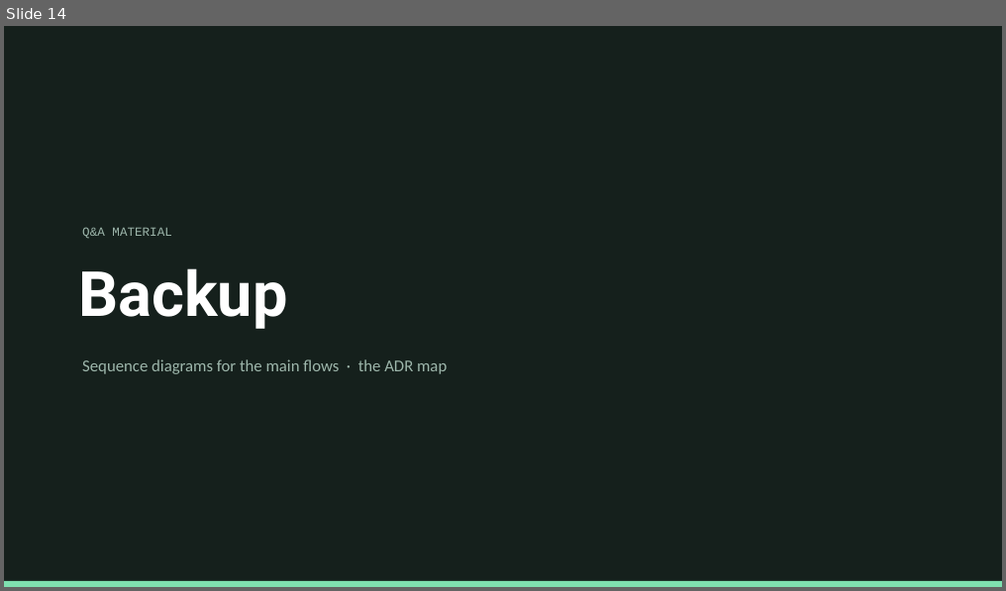
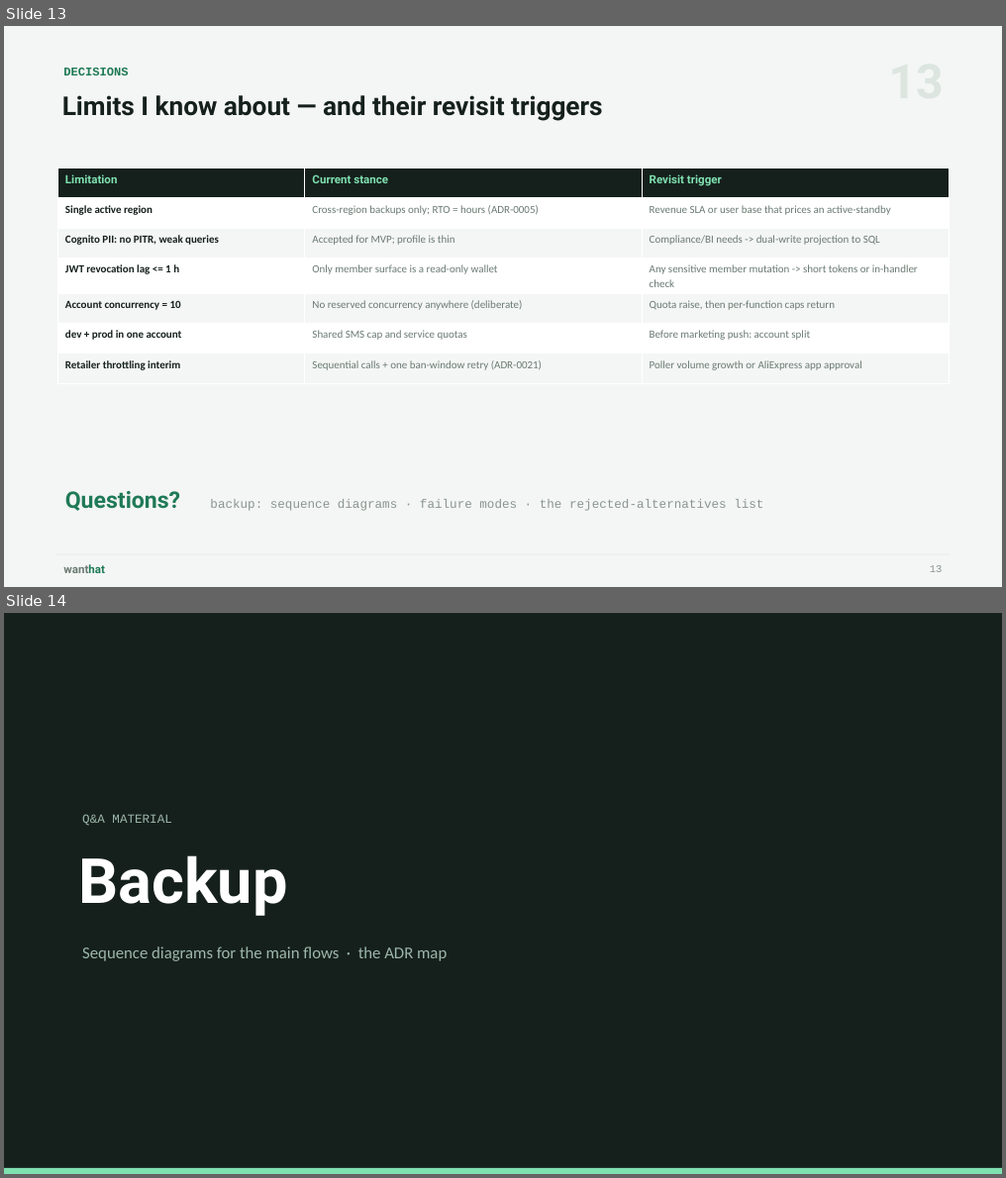
Before and after one commit to wanthat-app/monorepo, a slide deck: slides/wanthat-presentation.pptx. Shown one above the other, each under a label of ours: slide 14 before the commit, slides 13 and 14 after it. The pictures are 1006x591 and 1006x1178 pixels, drawn with LibreOffice and Linux fonts; fonts in the diff are those of the drawing. Boxes give left, top, right and bottom in pixels: in the first picture for what was removed or moved away, otherwise in the second. Text is boxed around its words. In the diff, an @@ line names an element or a change of style, - is before the commit and + after.

```diff
--- a/slides/wanthat-presentation.pptx
+++ b/slides/wanthat-presentation.pptx
@@ slide 13 added at (4, 26, 1002, 587), background #F4F6F5 @@
@@ text added at (63, 68, 128, 76), 11.5 pt, text #1F7A57, bold @@
+DECISIONS
@@ text added at (62, 95, 603, 121), 25 pt, text #15201C, bold @@
+Limits I know about — and their revisit triggers
@@ table added at (57, 169, 948, 377), 7 rows, 3 columns @@
+Limitation | Current stance | Revisit trigger
+Single active region | Cross-region backups only; RTO = hours (ADR-0005) | Revenue SLA or user base that prices an active-standby
+Cognito PII: no PITR, weak queries | Accepted for MVP; profile is thin | Compliance/BI needs -> dual-write projection to SQL
+JWT revocation lag <= 1 h | Only member surface is a read-only wallet | Any sensitive member mutation -> short tokens or in-handler check
+Account concurrency = 10 | No reserved concurrency anywhere (deliberate) | Quota raise, then per-function caps return
+dev + prod in one account | Shared SMS cap and service quotas | Before marketing push: account split
+Retailer throttling interim | Sequential calls + one ban-window retry (ADR-0021) | Poller volume growth or AliExpress app approval
@@ text added at (65, 491, 763, 511), 12 pt, text #8A968F @@
+Questions? backup: sequence diagrams · failure modes · the rejected-alternatives list
@@ rectangle added at (56, 555, 949, 556), fill #E6EBE8 @@
@@ text added at (63, 565, 105, 573), 11 pt, text #6B7B73, bold @@
+wanthat
@@ text added at (930, 566, 943, 572), 10 pt, text #8A968F @@
+13
```
Also in this commit, not shown: 1 slide changed, 6 other slides added, 7 slides removed.
